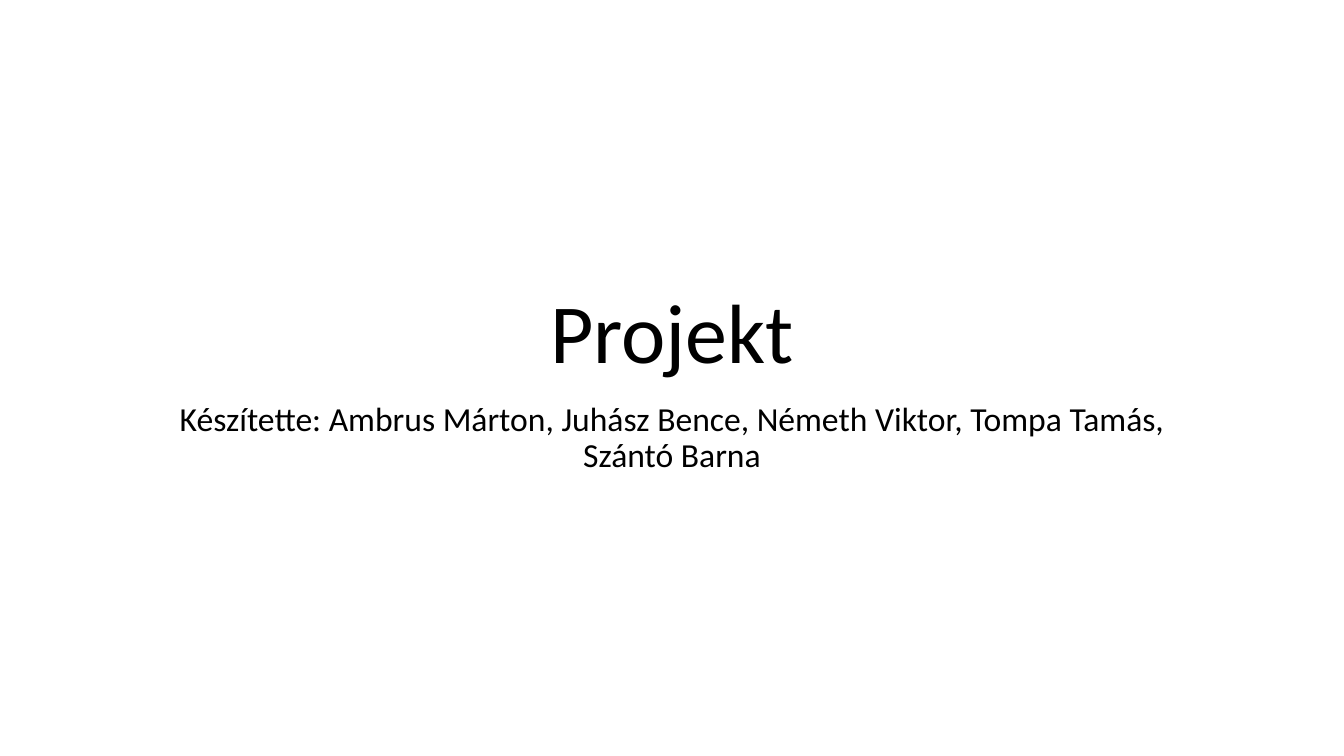
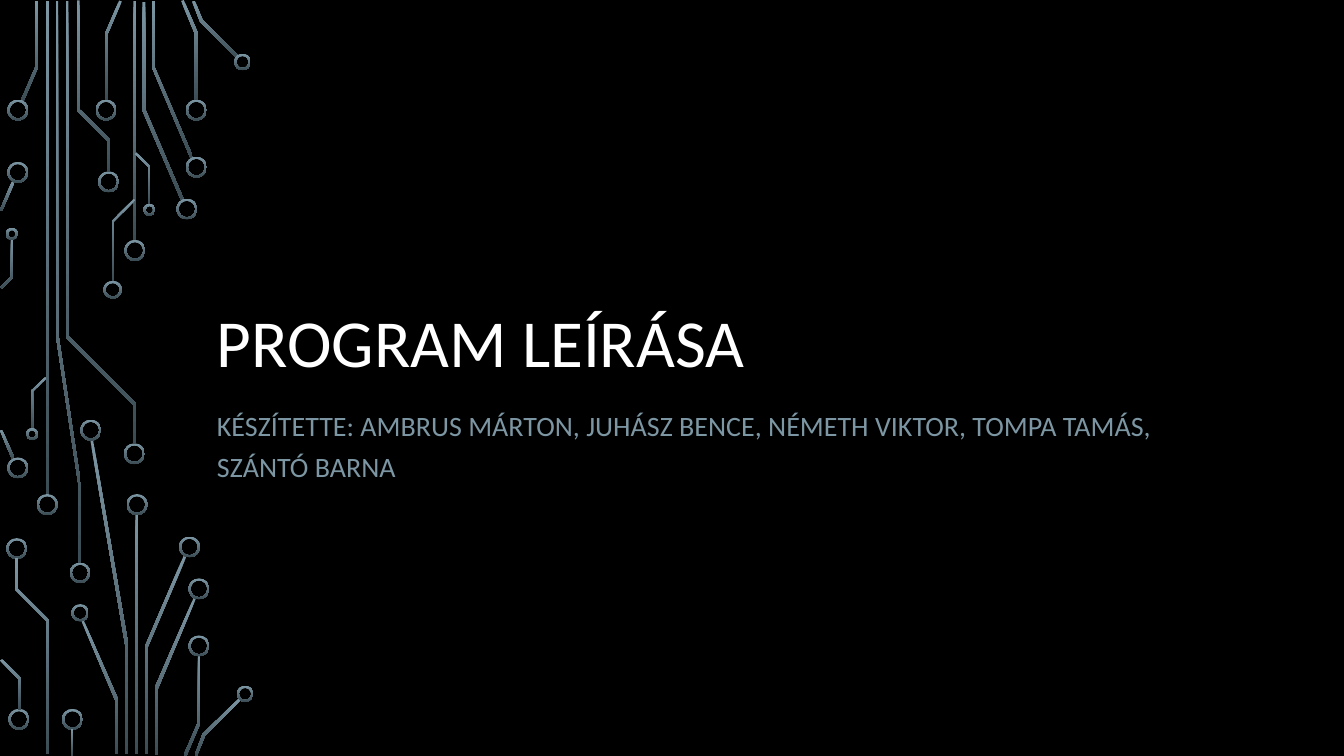
Before and after one commit to vbrine/python-progi, a slide deck: slide 1 of program.pptx. Drawn at 1344x756 pixels with LibreOffice and Linux fonts; fonts in the diff are those of the drawing; background and template pictures are left out. Boxes give left, top, right and bottom in pixels: in the first picture for what was removed or moved away, otherwise in the second. Text is boxed around its words. In the diff, an @@ line names an element or a change of style, - is before the commit and + after.

```diff
--- a/program.pptx
+++ b/program.pptx
@@ background #FFFFFF to picture (left out) @@
@@ title at (217, 311, 744, 368): text changed; size 60 to 48 pt; text colour #000000 to #FFFFFF @@
-Projekt
+PROGRAM LEÍRÁSA
@@ subtitle at (217, 413, 1151, 477): text changed; size 24 to 20 pt; text colour #000000 to #7C96A3 @@
-Készítette: Ambrus Márton, Juhász Bence, Németh Viktor, Tompa Tamás, Szántó Barna
+KÉSZÍTETTE: AMBRUS MÁRTON, JUHÁSZ BENCE, NÉMETH VIKTOR, TOMPA TAMÁS, SZÁNTÓ BARNA
@@ group added at (0, 0, 254, 756): 50 freeform shapes, 4 rectangles @@
```
Also in this commit, not shown: 5 slides added, 1 slide removed.
